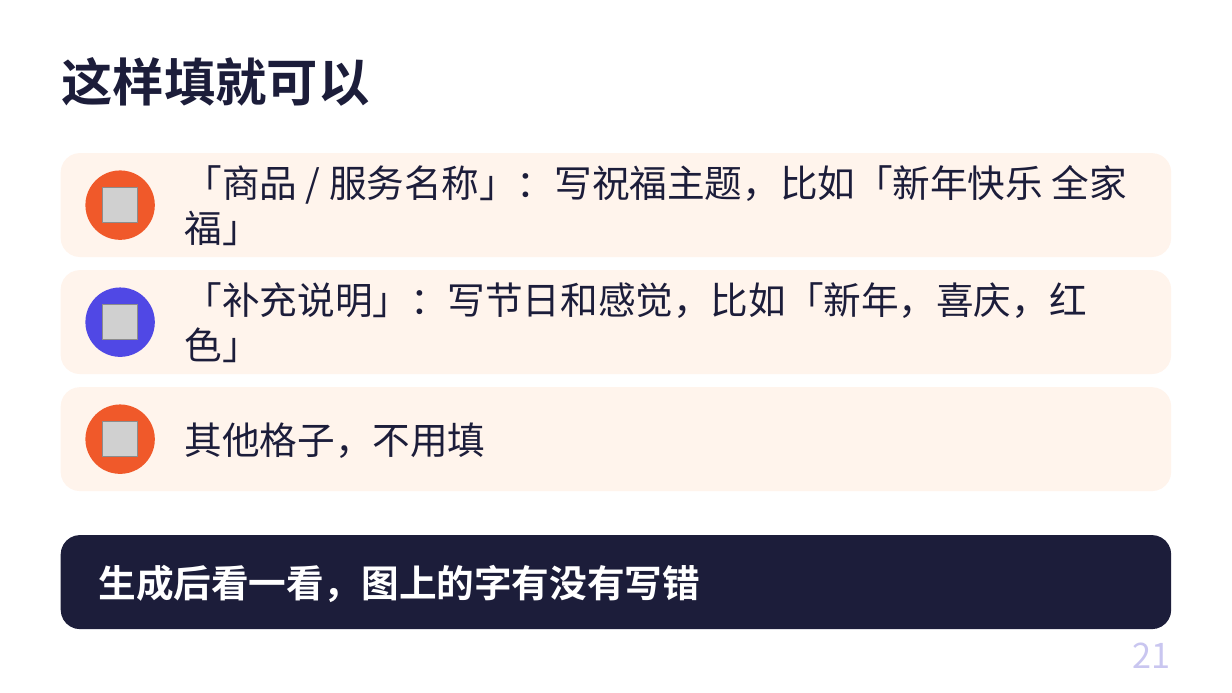
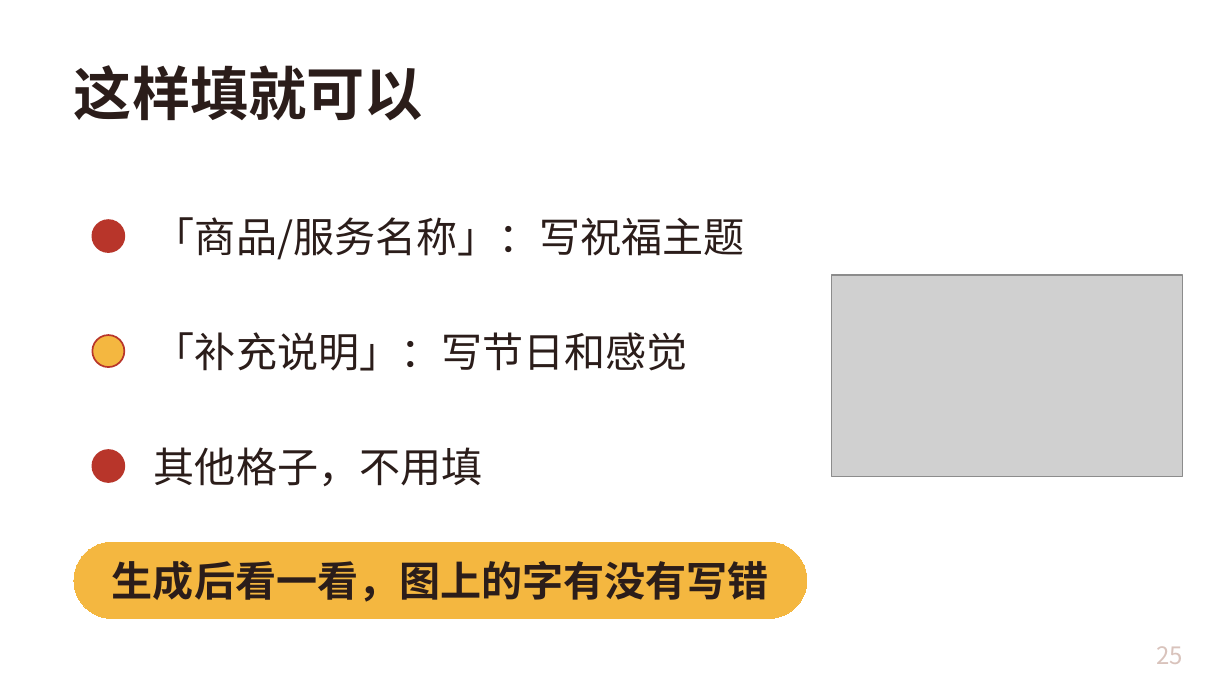
Before and after one commit to freyhuang-11/thinknova-memory, a slide deck: slide 25 of courses/CC长者课_AI情绪焕新/AI情绪焕新_长者课.pptx (slide 21 before the commit). Drawn at 1232x693 pixels with LibreOffice and Linux fonts; fonts in the diff are those of the drawing; grey boxes stand for pictures. Boxes give left, top, right and bottom in pixels: in the first picture for what was removed or moved away, otherwise in the second. Text is boxed around its words. In the diff, an @@ line names an element or a change of style, - is before the commit and + after.

```diff
--- a/courses/CC长者课_AI情绪焕新/AI情绪焕新_长者课.pptx
+++ b/courses/CC长者课_AI情绪焕新/AI情绪焕新_长者课.pptx
@@ title "这样填就可以" moved from (x1=62, y1=57, x2=370, y2=106) to (x1=74, y1=65, x2=423, y2=120) @@
@@ title "这样填就可以" at (x1=74, y1=65, x2=423, y2=120): size 30 to 34 pt, text colour #1C1D3A to #2B1D1A @@
@@ rounded rectangle removed at (x1=62, y1=154, x2=1170, y2=256) @@
@@ picture removed at (x1=102, y1=187, x2=138, y2=223) @@
@@ ellipse at (x1=92, y1=221, x2=124, y2=253): fill #F0592A to #B8352A; outline #F0592A 1 pt to #B8352A 1 pt @@
@@ ellipse resized from (x1=86, y1=171, x2=154, y2=239) to (x1=92, y1=221, x2=124, y2=253) @@
@@ text at (x1=154, y1=217, x2=745, y2=260): text changed; size 22 to 24 pt; text colour #1C1D3A to #2B1D1A @@
-「商品 / 服务名称」：写祝福主题，比如「新年快乐 全家福」
+「商品/服务名称」：写祝福主题
@@ rounded rectangle removed at (x1=62, y1=271, x2=1170, y2=373) @@
@@ picture added at (x1=832, y1=275, x2=1183, y2=477) @@
@@ picture removed at (x1=102, y1=304, x2=138, y2=340) @@
@@ ellipse resized from (x1=86, y1=288, x2=154, y2=356) to (x1=92, y1=335, x2=124, y2=367) @@
@@ ellipse at (x1=92, y1=335, x2=124, y2=367): fill #5048E5 to #F4B740; outline #5048E5 1 pt to #B8352A 1 pt @@
@@ text at (x1=154, y1=332, x2=688, y2=371): text changed; size 22 to 24 pt; text colour #1C1D3A to #2B1D1A @@
-「补充说明」：写节日和感觉，比如「新年，喜庆，红色」
+「补充说明」：写节日和感觉
@@ rounded rectangle removed at (x1=62, y1=388, x2=1170, y2=490) @@
@@ text "其他格子，不用填" moved from (x1=185, y1=422, x2=486, y2=458) to (x1=154, y1=447, x2=483, y2=487) @@
@@ text "其他格子，不用填" at (x1=154, y1=447, x2=483, y2=487): size 22 to 24 pt, text colour #1C1D3A to #2B1D1A @@
@@ picture removed at (x1=102, y1=421, x2=138, y2=457) @@
@@ ellipse resized from (x1=86, y1=405, x2=154, y2=473) to (x1=92, y1=450, x2=124, y2=482) @@
@@ ellipse at (x1=92, y1=450, x2=124, y2=482): fill #F0592A to #B8352A; outline #F0592A 1 pt to #B8352A 1 pt @@
@@ rounded rectangle removed at (x1=62, y1=536, x2=1170, y2=628) @@
@@ rounded rectangle "生成后看一看，图上的字有没有写错" resized from (x1=99, y1=565, x2=700, y2=602) to (x1=74, y1=542, x2=807, y2=618) @@
@@ rounded rectangle "生成后看一看，图上的字有没有写错" at (x1=74, y1=542, x2=807, y2=618): size 22 to 24 pt, text colour #FFFFFF to #2B1D1A; alignment left to centre; fill none to #F4B740; outline none to #F4B740 0.75 pt @@
@@ page number removed at (x1=1132, y1=643, x2=1170, y2=668) @@
-21
@@ page number added at (x1=1156, y1=646, x2=1183, y2=664), 14 pt, text #D9C3BC @@
+25
```
Also in this commit, not shown: 26 other slides changed, 7 slides added, 4 slides removed, 8 other files.
